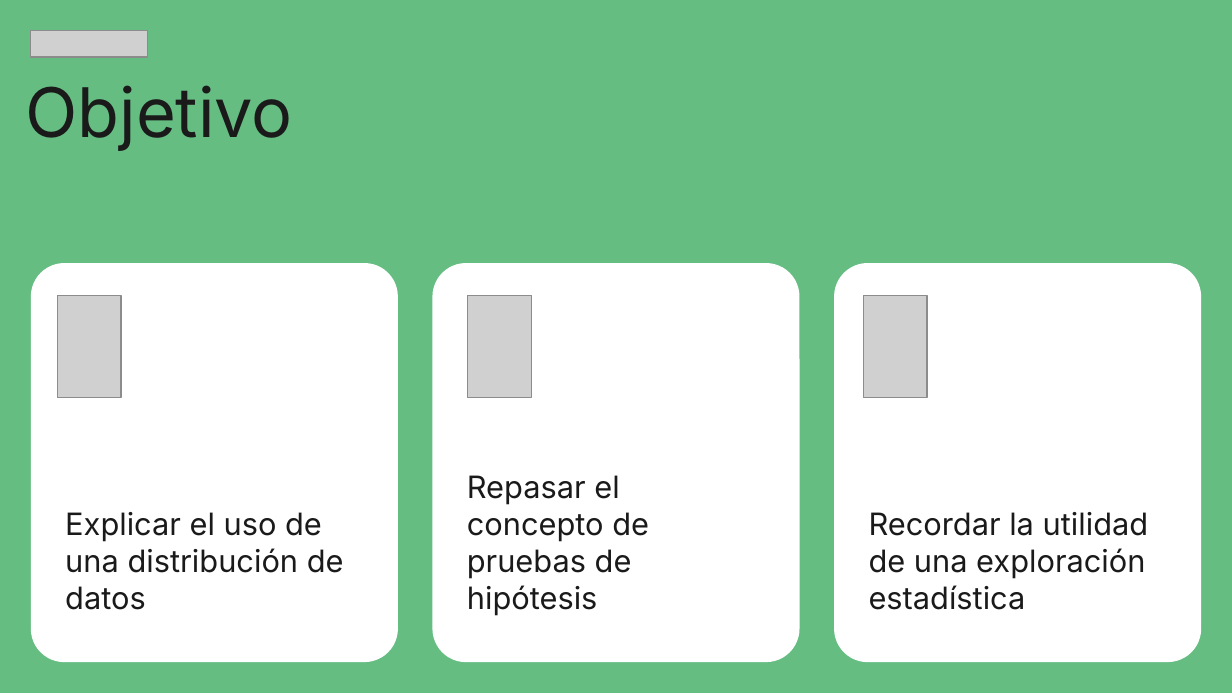
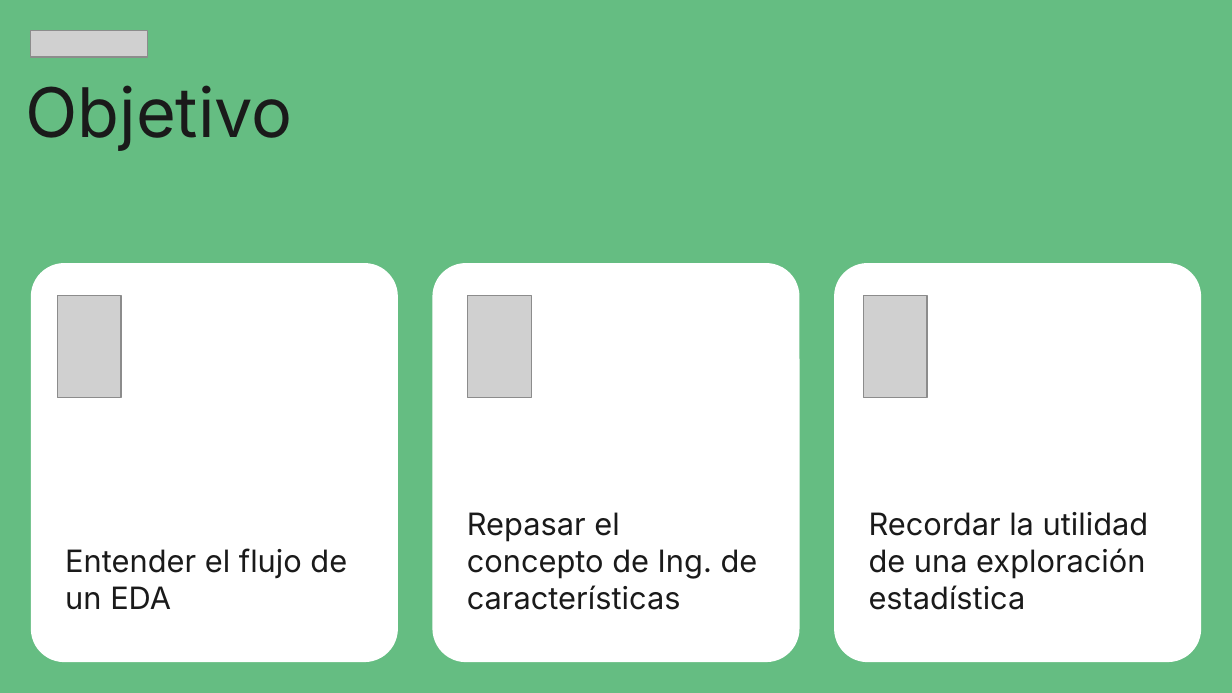
Before and after one commit to ljpiere/data_python_classes, a slide deck: slide 4 of DA/Webinar 12 - Sprint 5 - Proyecto/Webinar_9_2.pptx. Drawn at 1232x693 pixels with LibreOffice and Linux fonts; fonts in the diff are those of the drawing; grey boxes stand for pictures. Boxes give left, top, right and bottom in pixels: in the first picture for what was removed or moved away, otherwise in the second. Text is boxed around its words. In the diff, an @@ line names an element or a change of style, - is before the commit and + after.

```diff
--- a/DA/Webinar 12 - Sprint 5 - Proyecto/Webinar_9_2.pptx
+++ b/DA/Webinar 12 - Sprint 5 - Proyecto/Webinar_9_2.pptx
@@ text in rounded rectangle at (467, 512, 758, 610): text changed @@
-Repasar el concepto de pruebas de hipótesis
+Repasar el concepto de Ing. de características
@@ text in rounded rectangle at (65, 548, 347, 609): text changed @@
-Explicar el uso de una distribución de datos
+Entender el flujo de un EDA
```
Also in this commit, not shown: 3 other slides changed, 4 other files.
